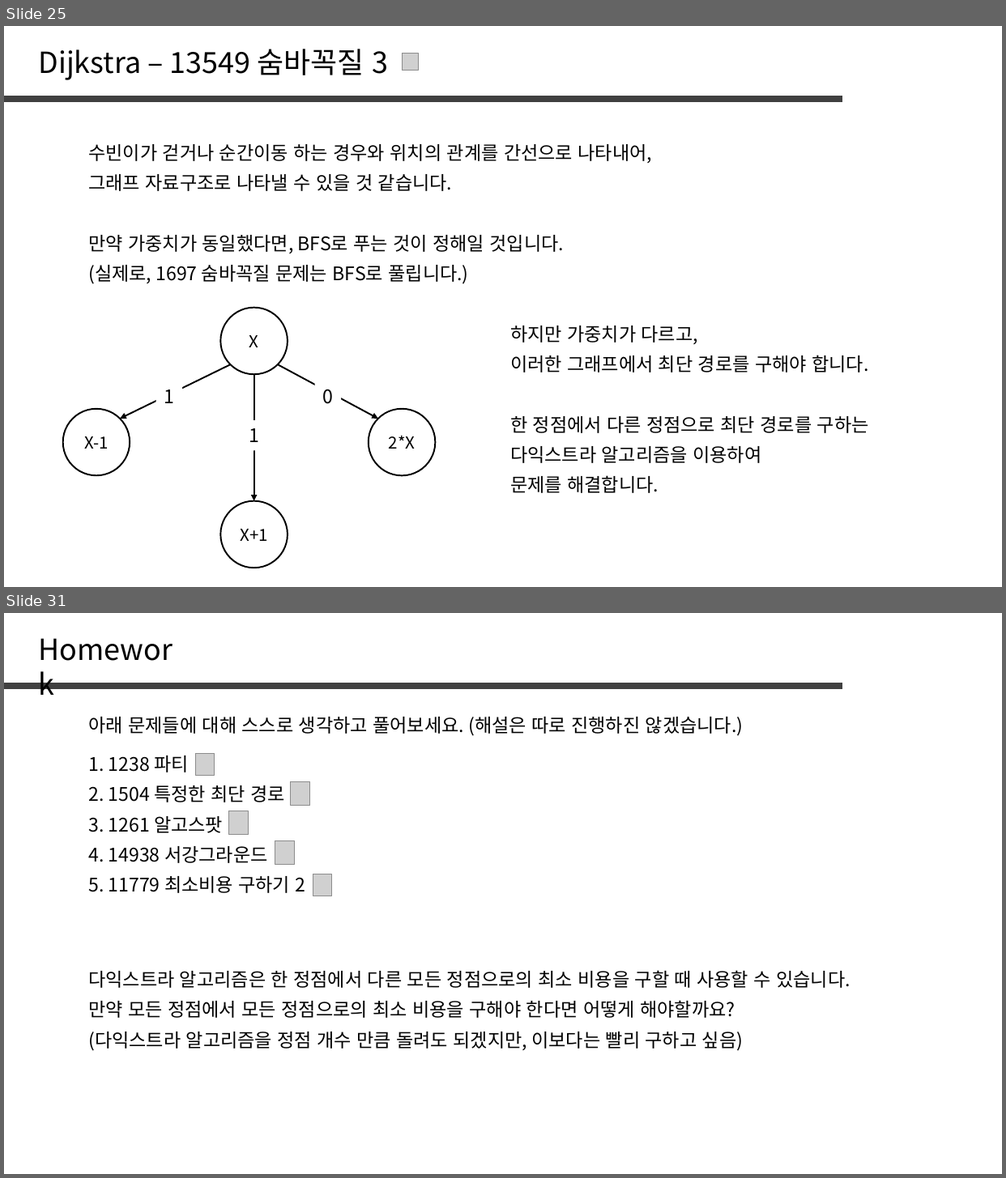
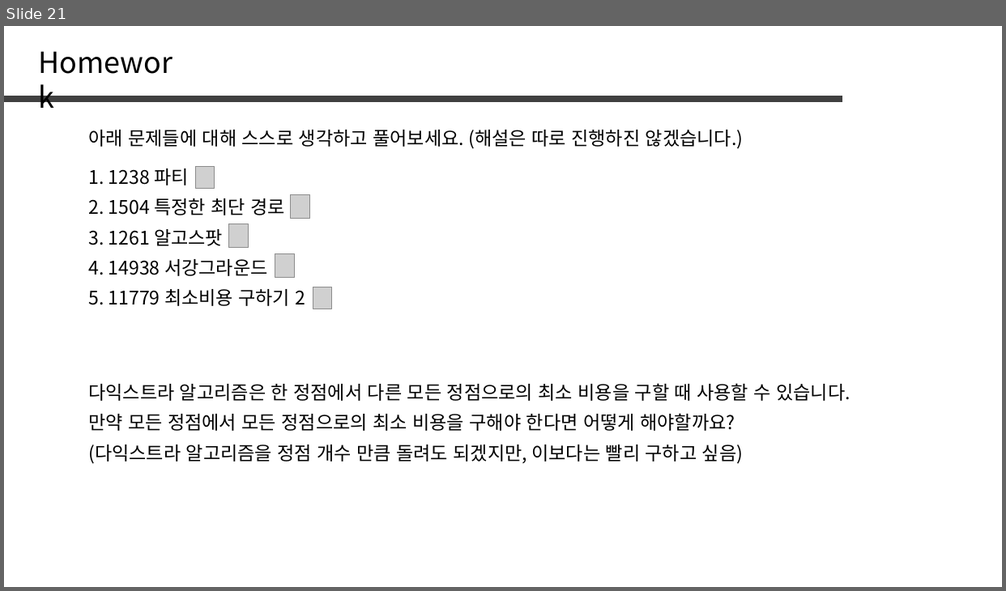
Before and after one commit to jaehoo1/PS-study, a slide deck: study/14_Minimum Spanning Tree, Kruskal.pptx. Shown one above the other, each under a label of ours: slides 25 and 31 before the commit, slide 21 after it; the slides between them are not shown. The pictures are 1006x1178 and 1006x591 pixels, drawn with LibreOffice and Linux fonts; fonts in the diff are those of the drawing; grey boxes stand for pictures. Boxes give left, top, right and bottom in pixels: in the first picture for what was removed or moved away, otherwise in the second. Text is boxed around its words. In the diff, an @@ line names an element or a change of style, - is before the commit and + after.

```diff
--- a/study/14_Minimum Spanning Tree, Kruskal.pptx
+++ b/study/14_Minimum Spanning Tree, Kruskal.pptx
@@ slide 25 removed at bbox=[4, 26, 1002, 587], background #FFFFFF @@
@@ text removed at bbox=[39, 49, 389, 80] @@
-Dijkstra – 13549 숨바꼭질 3
@@ picture removed at bbox=[403, 54, 419, 71] @@
@@ line removed from (4, 99) to (842, 99) @@
@@ text removed at bbox=[88, 144, 652, 163] @@
-수빈이가 걷거나 순간이동 하는 경우와 위치의 관계를 간선으로 나타내어,
@@ text removed at bbox=[88, 174, 452, 191] @@
-그래프 자료구조로 나타낼 수 있을 것 같습니다.
@@ text removed at bbox=[88, 235, 564, 254] @@
-만약 가중치가 동일했다면, BFS로 푸는 것이 정해일 것입니다.
@@ text removed at bbox=[88, 265, 469, 284] @@
-(실제로, 1697 숨바꼭질 문제는 BFS로 풀립니다.)
@@ ellipse removed at bbox=[220, 308, 287, 374] @@
-X
@@ text removed at bbox=[510, 326, 698, 344] @@
-하지만 가중치가 다르고,
@@ arrow removed from (230, 365) to (120, 419) @@
@@ arrow removed from (278, 365) to (378, 419) @@
@@ text removed at bbox=[510, 355, 868, 373] @@
-이러한 그래프에서 최단 경로를 구해야 합니다.
@@ text removed at bbox=[164, 390, 174, 403] @@
-1
@@ arrow removed from (254, 375) to (254, 501) @@
@@ text removed at bbox=[322, 389, 333, 404] @@
-0
@@ ellipse removed at bbox=[63, 409, 130, 476] @@
-X-1
@@ ellipse removed at bbox=[368, 409, 435, 476] @@
-2*X
@@ text removed at bbox=[249, 429, 259, 442] @@
-1
@@ text removed at bbox=[510, 416, 869, 433] @@
-한 정점에서 다른 정점으로 최단 경로를 구하는
@@ text removed at bbox=[510, 446, 761, 463] @@
-다익스트라 알고리즘을 이용하여
@@ text removed at bbox=[510, 476, 658, 493] @@
-문제를 해결합니다.
@@ ellipse removed at bbox=[220, 501, 287, 568] @@
-X+1
@@ what was slide 31 is now slide 21 @@
```
Also in this commit, not shown: 2 slides changed, 12 slides added, 21 other slides removed.
